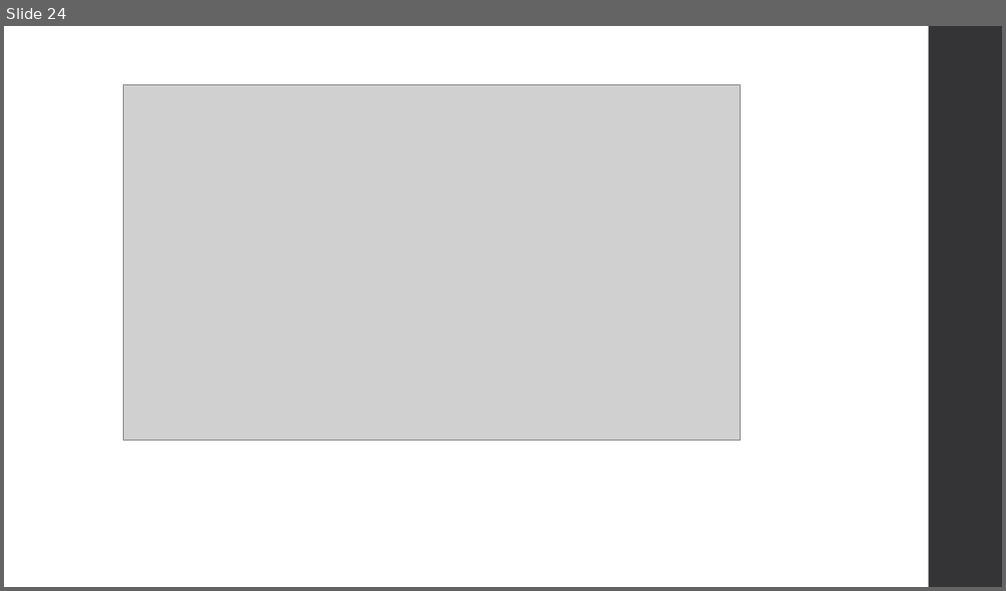
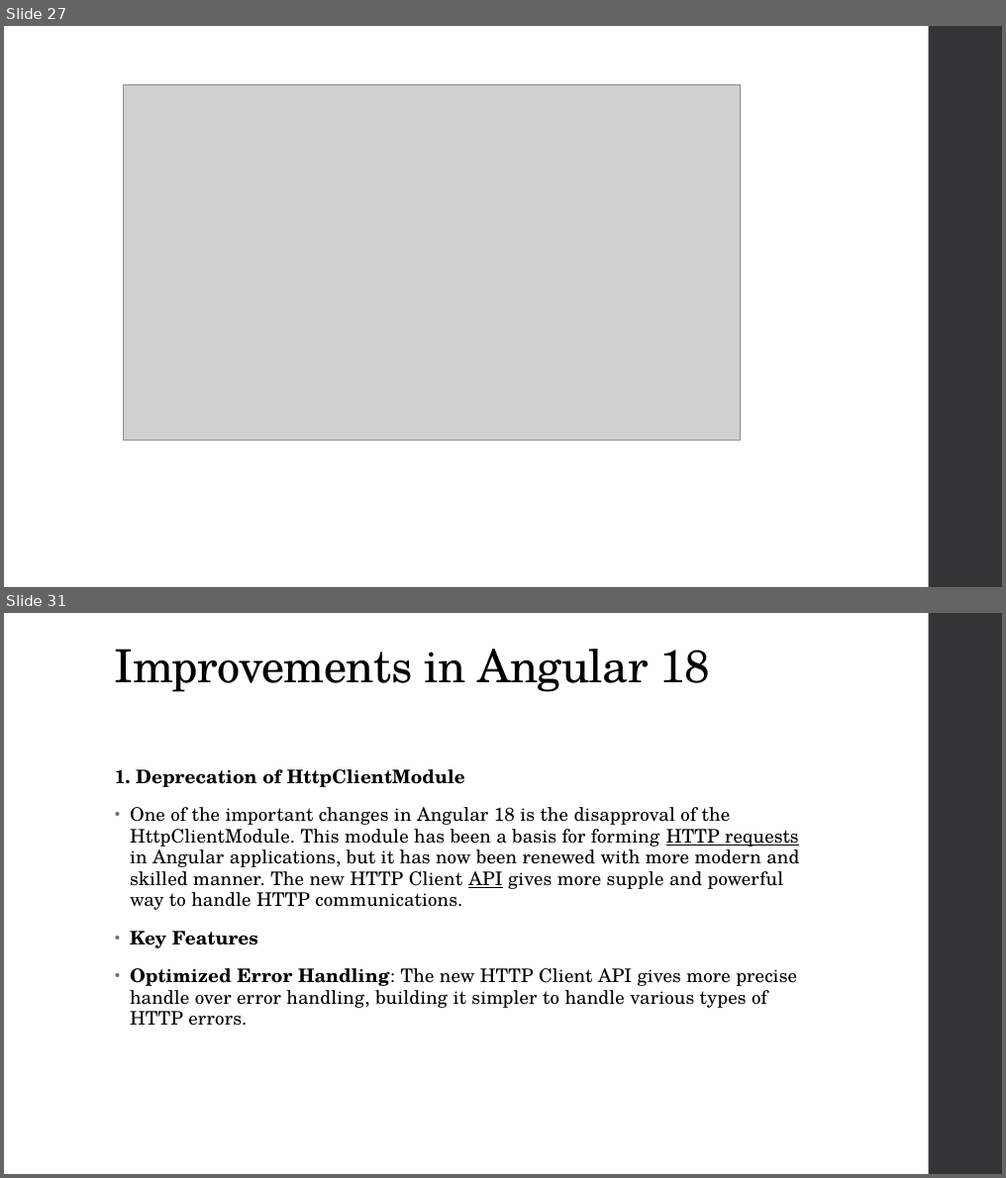
Before and after one commit to Abhijett/Streams, a slide deck: Signals.pptx. Shown one above the other, each under a label of ours: slide 24 before the commit, slides 27 and 31 after it; the slides between them are not shown. The pictures are 1006x591 and 1006x1178 pixels, drawn with LibreOffice and Linux fonts; fonts in the diff are those of the drawing; grey boxes stand for pictures. Boxes give left, top, right and bottom in pixels: in the first picture for what was removed or moved away, otherwise in the second. Text is boxed around its words. In the diff, an @@ line names an element or a change of style, - is before the commit and + after.

```diff
--- a/Signals.pptx
+++ b/Signals.pptx
@@ slide 31 added at [4,613,1002,1174], background #FFFFFF; not listed: 1 template element that a slide beside it also shows @@
@@ title added at [115,649,710,692], 44 pt, text #000000 @@
+Improvements in Angular 18
@@ text added at [115,769,799,1026], 18 pt, text #000000 @@
+1. Deprecation of HttpClientModule
+• One of the important changes in Angular 18 is the disapproval of the HttpClientModule. This module has been a basis for forming HTTP requests in Angular applications, but it has now been renewed with more modern and skilled manner. The new HTTP Client API gives more supple and powerful way to handle HTTP communications.
+• Key Features
+• Optimized Error Handling: The new HTTP Client API gives more precise handle over error handling, building it simpler to handle various types of HTTP errors.
@@ what was slide 24 is now slide 27 @@
```
Also in this commit, not shown: 3 slides changed, 10 other slides added, 2 slides removed.
